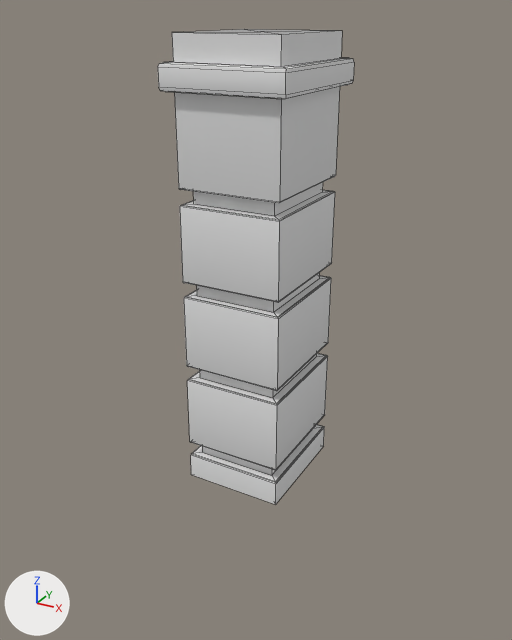
The FBX model TesisDV/Assets/Models/Models/NewHome/pillar.fbx, before and after one commit.
One viewpoint serves both versions: a 50 mm camera at (-10.22, 2.05, 14.27) aimed at (-15.36, 11.39, 9.6). The axes (+X, +Y, +Z) are drawn at lower left. The lights are the same throughout. Mesh edges are drawn as thin lines.

In view in the first picture: 'Upper_Wall_cornerS001'.
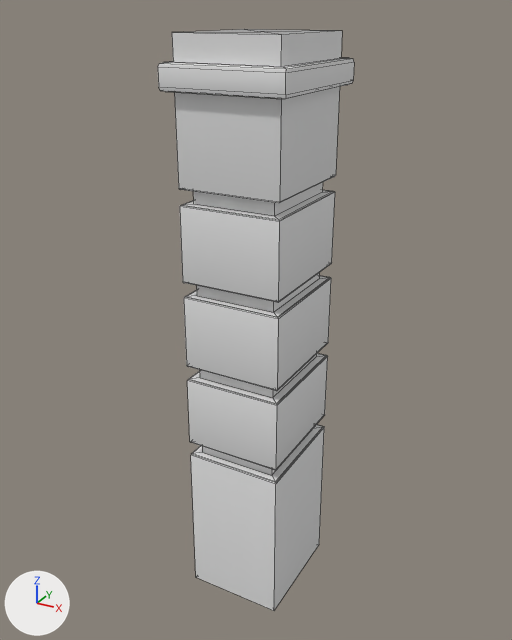
The newer file is also turned or shifted as a whole; pictures and numbers use the older file's frame.

What differs and where, as boxes (x1, y1, x2, y2) in the pictures (512 x 640 px; the box of a moved part takes in the faces that stretch with it):
'Upper_Wall_cornerS001', reshaped (22% taller)
    before: (158, 29, 354, 505)
    after: (158, 29, 354, 611)
part 1 of me_mesh, moved or reshaped
    before: (191, 428, 324, 505)
    after: (191, 428, 324, 611)

The change in detail:
me_mesh has 203 vertices, 172 faces and spans x -1.26..0.67, y -0.68..1.53, z -3.52..3.52.
me_mesh is used by ob_upper_wall_corners001; location (-14.95, 10.89, 10.46).
Before the commit, vertices of me_mesh: 21 (0.52, 1.38, -3.52) at pixel (323, 446), 41 (-1.11, -0.51, -3.52) at pixel (191, 474), 42 (-1.09, 1.38, -3.52), 79 (0.52, -0.53, -3.52) at pixel (275, 504), 106 (-0.29, 0.43, -3.52).
Part 1, on me_mesh:
Vertices 21, 41, 42, 79, 106 of me_mesh move by (0.0, 0.0, -2.28).
